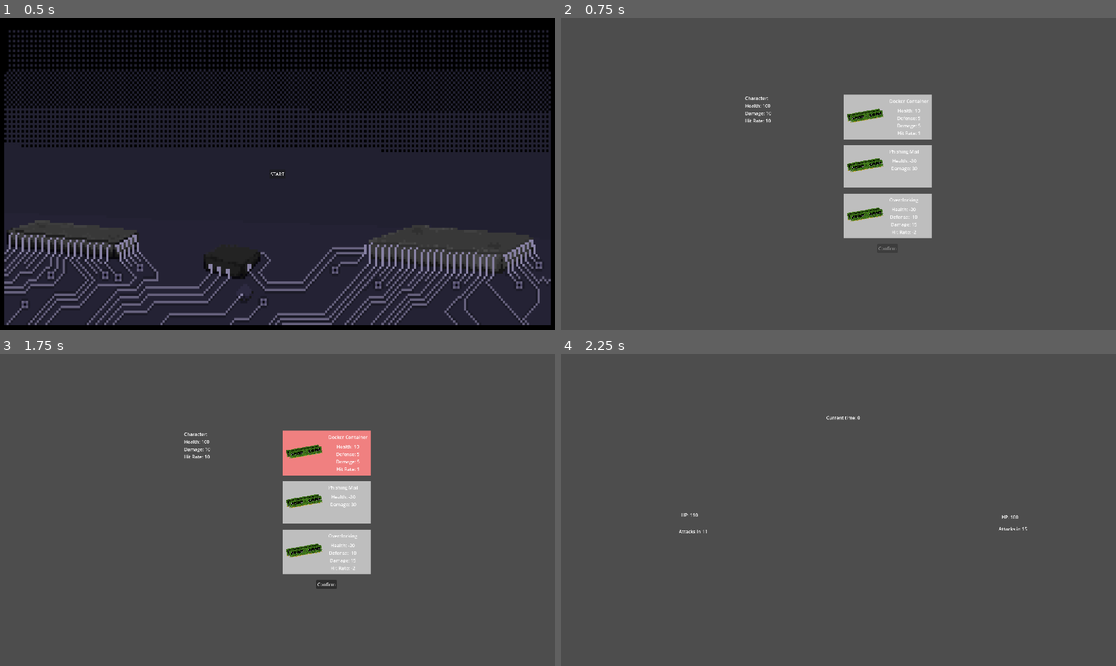
Above: before the commit, frames 1-4 (two rows, left to right).
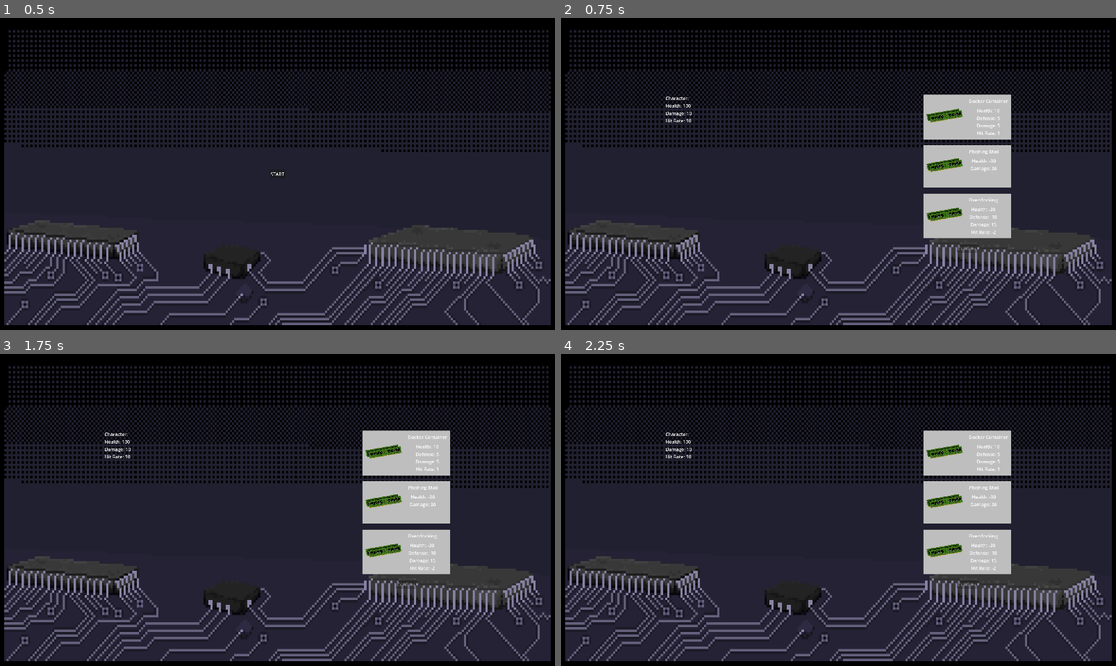
Above: after the commit, the same moments.

Repository: TheJustikar/piratesoftware-gamejam-16
Game: Godot game, scene res://Scenes/MainMenu/MainMenuScene.tscn
The game is run twice, just before and just after one commit, with the same random seed, the same clock (stepped at 60 frames per second) and the same inputs.
Inputs (mouse positions are in pixels of both pictures, inside the frame that each line leads up to):
- Up to frame 1 (0.5 s): no input
- Up to frame 2 (0.75 s): click "START" at 0.5 s
- Up to frame 3 (1.75 s): tap Enter at 1.25 s; move the mouse to (327, 453) at 1.27 s; click (327, 453) at 1.42 s
- Up to frame 4 (2.25 s): click (888, 584) at 2 s, where only the run before the commit has a clickable "Confirm"

Frame 1 is identical in both runs. In frame 2, 95% of the frame differs, in the area x 0-100%, y 0-100%; in frame 3, 95%; in frame 4, 96%.

Commit message:
add to upgrade scene

Diff:
--- a/Scenes/Upgrade/UpgradeScene.tscn
+++ b/Scenes/Upgrade/UpgradeScene.tscn
@@ -1,8 +1,9 @@
-[gd_scene load_steps=5 format=3 uid="uid://du5y6pqqh5pbj"]
+[gd_scene load_steps=6 format=3 uid="uid://du5y6pqqh5pbj"]
 
 [ext_resource type="Theme" uid="uid://dea4r1m0v77ur" path="res://GlobalAssets/theme.tres" id="1_r4aol"]
 [ext_resource type="Script" path="res://Scenes/Upgrade/upgrade_scene.gd" id="2_6743p"]
 [ext_resource type="PackedScene" uid="uid://uxejusibc1ep" path="res://Scenes/Upgrade/upgrade_selection.tscn" id="3_sobt1"]
+[ext_resource type="Texture2D" uid="uid://cyby80we4y51g" path="res://GlobalAssets/battleground.png" id="3_uca3y"]
 
 [sub_resource type="StyleBoxEmpty" id="StyleBoxEmpty_phy68"]
 
@@ -15,6 +16,15 @@
 grow_vertical = 2
 theme = ExtResource("1_r4aol")
 script = ExtResource("2_6743p")
+
+[node name="TextureRect" type="TextureRect" parent="."]
+layout_mode = 1
+anchors_preset = 15
+anchor_right = 1.0
+anchor_bottom = 1.0
+grow_horizontal = 2
+grow_vertical = 2
+texture = ExtResource("3_uca3y")
 
 [node name="MarginContainer" type="MarginContainer" parent="."]
 layout_mode = 1
@@ -33,7 +43,7 @@
 
 [node name="HSplitContainer" type="HBoxContainer" parent="MarginContainer/CenterContainer"]
 layout_mode = 2
-theme_override_constants/separation = 250
+theme_override_constants/separation = 800
 alignment = 1
 
 [node name="Character" type="VBoxContainer" parent="MarginContainer/CenterContainer/HSplitContainer"]
